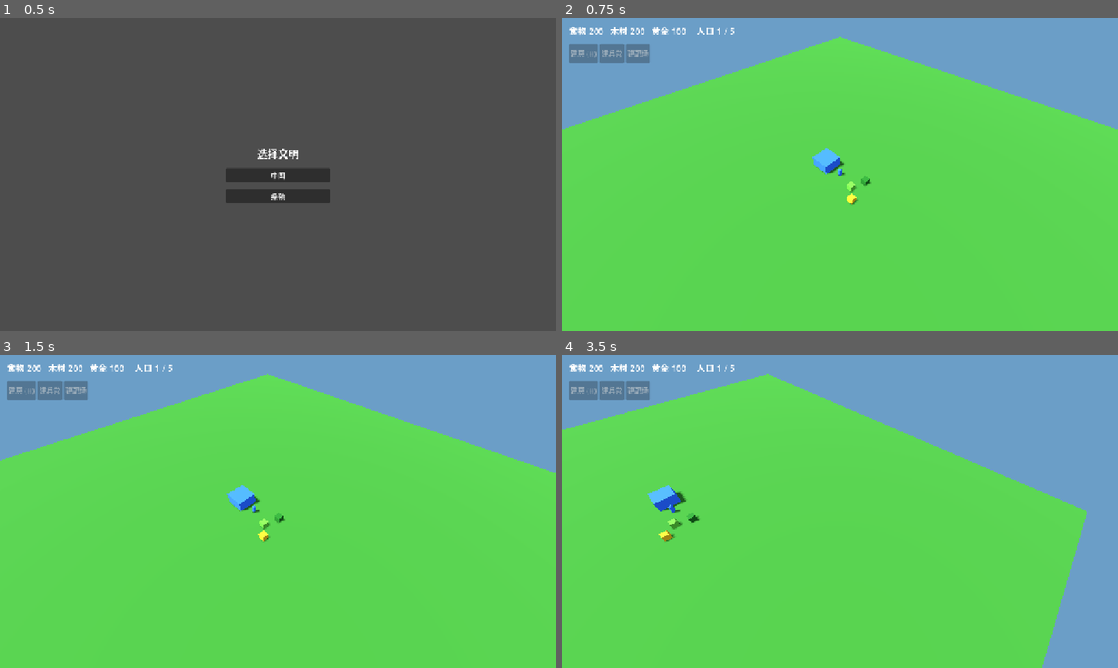
Above: before the commit, frames 1-4 (two rows, left to right).
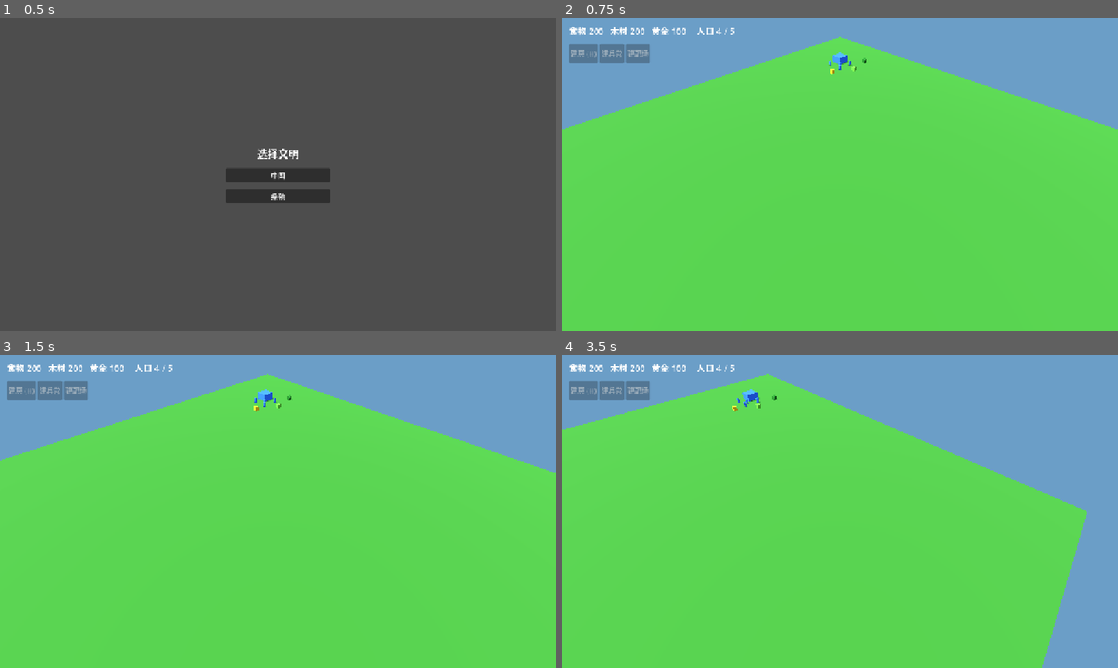
Above: after the commit, the same moments.

Repository: Zondabb/aoe2
Game: Godot game, scene res://scenes/civ_select.tscn
The game is run twice, just before and just after one commit, with the same random seed, the same clock (stepped at 60 frames per second) and the same inputs.
Inputs (mouse positions are in pixels of both pictures, inside the frame that each line leads up to):
- Up to frame 1 (0.5 s): no input
- Up to frame 2 (0.75 s): click "中国" at 0.5 s
- Up to frame 3 (1.5 s): tap Enter at 1.25 s; move the mouse to (400, 495) at 1.27 s; hold D from 1.28 s (still down); tap H at 1.35 s; click (400, 495) at 1.42 s
- Up to frame 4 (3.5 s): release D at 2 s; drag from (728, 527) to (812, 574) at 2.02 s; move the mouse to (895, 442) at 2.77 s; hold D from 2.78 s (still down); tap H at 2.85 s; click (895, 442) at 2.92 s

Frame 1 is identical in both runs. In frame 2, 0.6% of the frame differs, in the area x 27-56%, y 3-60%; in frame 3, 0.6%; in frame 4, 0.7%, in the area x 15-39%, y 3-60%.

Commit message:
feat(match): wire civ select, dual-base bootstrap, win UI
接入 GameSession 文明选择、对称双基地开局与胜负结算面板。

Co-authored-by: Cursor <cursoragent@cursor.com>

Diff:
--- a/project.godot
+++ b/project.godot
@@ -20,6 +20,10 @@
 config/features=PackedStringArray("4.7", "Forward Plus")
 config/icon="res://icon.svg"
 
+[autoload]
+
+GameSession="*res://scripts/core/game_session.gd"
+
 [display]
 
 window/size/viewport_width=1280
--- a/scenes/ui/hud.tscn
+++ b/scenes/ui/hud.tscn
@@ -63,3 +63,34 @@
 offset_right = 220.0
 offset_bottom = 300.0
 mouse_filter = 1
+
+[node name="ResultPanel" type="CenterContainer" parent="."]
+unique_name_in_owner = true
+visible = false
+layout_mode = 1
+anchors_preset = 15
+anchor_right = 1.0
+anchor_bottom = 1.0
+grow_horizontal = 2
+grow_vertical = 2
+mouse_filter = 0
+
+[node name="PanelContainer" type="PanelContainer" parent="ResultPanel"]
+custom_minimum_size = Vector2(320, 180)
+layout_mode = 2
+
+[node name="VBoxContainer" type="VBoxContainer" parent="ResultPanel/PanelContainer"]
+layout_mode = 2
+theme_override_constants/separation = 24
+alignment = 1
+
+[node name="ResultLabel" type="Label" parent="ResultPanel/PanelContainer/VBoxContainer"]
+unique_name_in_owner = true
+layout_mode = 2
+theme_override_font_sizes/font_size = 40
+horizontal_alignment = 1
+
+[node name="ReturnButton" type="Button" parent="ResultPanel/PanelContainer/VBoxContainer"]
+unique_name_in_owner = true
+layout_mode = 2
+text = "返回文明选择"
--- /dev/null
+++ b/scripts/core/game_session.gd
@@ -0,0 +1,4 @@
+extends Node
+
+var player_civ_id: StringName = &"chinese"
+var ai_civ_id: StringName = &"teutons"
--- a/scripts/match/match_bootstrap.gd
+++ b/scripts/match/match_bootstrap.gd
@@ -8,13 +8,19 @@
 const VILLAGER_DEF := preload("res://data/units/villager.tres")
 const TOWN_CENTER_DEF := preload("res://data/buildings/town_center.tres")
 const CHINESE_CIV := preload("res://data/civs/chinese.tres")
+const TEUTONS_CIV := preload("res://data/civs/teutons.tres")
 const ResourceNodeScript := preload("res://scripts/entities/resource_node.gd")
 
 var match_state := MatchState.new()
+var player_civ: CivDef
+var ai_civ: CivDef
 
 func _ready() -> void:
 	if match_state.resources.is_empty():
 		match_state.setup_defaults()
+	player_civ = _civ_for_id(GameSession.player_civ_id)
+	ai_civ = _opposite_civ(player_civ)
+	GameSession.ai_civ_id = ai_civ.id
 	_setup_ground()
 	_spawn_entities()
 	_setup_building_controls()
@@ -37,36 +43,71 @@
 	if entities == null or entities.get_child_count() > 0:
 		return
 
-	var villager := UNIT_VIEW.instantiate()
-	villager.name = "PlayerVillager"
-	villager.set("team", Enums.Team.PLAYER)
-	villager.set("def", VILLAGER_DEF)
-	villager.set("match_state", match_state)
-	villager.position = Vector3.ZERO
-	entities.add_child(villager)
+	_spawn_base(
+		entities, Enums.Team.PLAYER, player_civ,
+		Vector3(-40.0, 0.0, -40.0), "Player", 1.0
+	)
+	_spawn_base(
+		entities, Enums.Team.AI, ai_civ,
+		Vector3(40.0, 0.0, 40.0), "Ai", -1.0
+	)
 
+func _spawn_base(
+	entities: Node3D,
+	team: Enums.Team,
+	civ: CivDef,
+	origin: Vector3,
+	prefix: String,
+	direction: float
+) -> void:
 	var town_center := BUILDING_VIEW.instantiate() as Node3D
-	town_center.name = "TownCenter"
-	town_center.set("team", Enums.Team.PLAYER)
+	town_center.name = "%sTownCenter" % prefix
+	town_center.set("team", team)
 	town_center.set("def", TOWN_CENTER_DEF)
-	town_center.set("civ", CHINESE_CIV)
+	town_center.set("civ", civ)
 	town_center.set("match_state", match_state)
 	town_center.set("accepts_all_resources", true)
-	town_center.position = Vector3(-4.0, 0.0, 0.0)
+	town_center.position = origin
 	entities.add_child(town_center)
 
+	var villager_count := 3 + civ.extra_starting_villagers
+	var villager_offsets := [
+		Vector3(5.0, 0.0, 0.0),
+		Vector3(3.5, 0.0, 3.5),
+		Vector3(0.0, 0.0, 5.0),
+		Vector3(5.0, 0.0, 5.0),
+	]
+	for index in villager_count:
+		var villager := UNIT_VIEW.instantiate() as Node3D
+		villager.name = "%sVillager%d" % [prefix, index + 1]
+		villager.set("team", team)
+		villager.set("def", VILLAGER_DEF)
+		villager.set("civ", civ)
+		villager.set("match_state", match_state)
+		villager.position = origin + villager_offsets[index] * direction
+		entities.add_child(villager)
+
 	_spawn_resource(
-		entities, "FoodBush", Enums.ResourceType.FOOD,
-		Vector3(4.0, 0.0, 1.0), Color(0.35, 0.75, 0.20)
+		entities, "%sFoodBush" % prefix, Enums.ResourceType.FOOD,
+		origin + Vector3(9.0, 0.0, 2.0) * direction,
+		Color(0.35, 0.75, 0.20)
 	)
 	_spawn_resource(
-		entities, "Tree", Enums.ResourceType.WOOD,
-		Vector3(5.0, 0.0, -2.0), Color(0.12, 0.42, 0.12)
+		entities, "%sTree" % prefix, Enums.ResourceType.WOOD,
+		origin + Vector3(7.0, 0.0, -6.0) * direction,
+		Color(0.12, 0.42, 0.12)
 	)
 	_spawn_resource(
-		entities, "GoldMine", Enums.ResourceType.GOLD,
-		Vector3(6.0, 0.0, 3.0), Color(0.92, 0.72, 0.12)
+		entities, "%sGoldMine" % prefix, Enums.ResourceType.GOLD,
+		origin + Vector3(5.0, 0.0, 9.0) * direction,
+		Color(0.92, 0.72, 0.12)
 	)
+
+func _civ_for_id(civ_id: StringName) -> CivDef:
+	return TEUTONS_CIV if civ_id == &"teutons" else CHINESE_CIV
+
+func _opposite_civ(civ: CivDef) -> CivDef:
+	return CHINESE_CIV if civ.id == &"teutons" else TEUTONS_CIV
 
 func _spawn_resource(
 	parent: Node3D,
@@ -114,6 +155,6 @@
 	):
 		return
 	build_system.call(
-		"setup", camera, entities, selection, match_state, CHINESE_CIV
+		"setup", camera, entities, selection, match_state, player_civ
 	)
-	hud.call("setup", match_state, CHINESE_CIV, build_system, selection)
+	hud.call("setup", match_state, player_civ, build_system, selection)
--- a/scripts/ui/civ_select_controller.gd
+++ b/scripts/ui/civ_select_controller.gd
@@ -4,16 +4,13 @@
 signal civ_chosen(civ_id: StringName)
 
 func _on_chinese_pressed() -> void:
-	civ_chosen.emit(&"chinese")
+	_choose_civ(&"chinese")
 
 func _on_teutons_pressed() -> void:
-	civ_chosen.emit(&"teutons")
+	_choose_civ(&"teutons")
 
-func _ready() -> void:
-	# Temporary bridge until Task 10 wires the selected civilization into the match.
-	if not civ_chosen.is_connected(_temp_log):
-		civ_chosen.connect(_temp_log)
-
-func _temp_log(civ_id: StringName) -> void:
-	print("Selected civ: ", civ_id)
+func _choose_civ(civ_id: StringName) -> void:
+	GameSession.player_civ_id = civ_id
+	GameSession.ai_civ_id = &"teutons" if civ_id == &"chinese" else &"chinese"
+	civ_chosen.emit(civ_id)
 	get_tree().change_scene_to_file("res://scenes/match_3d.tscn")
--- a/scripts/ui/hud_controller.gd
+++ b/scripts/ui/hud_controller.gd
@@ -14,6 +14,9 @@
 @onready var _resources_label := %ResourcesLabel as Label
 @onready var _population_label := %PopulationLabel as Label
 @onready var _train_panel := %TrainPanel as VBoxContainer
+@onready var _result_panel := %ResultPanel as Control
+@onready var _result_label := %ResultLabel as Label
+@onready var _return_button := %ReturnButton as Button
 
 func setup(
 	state: MatchState,
@@ -28,13 +31,22 @@
 	_resources_label = get_node_or_null("TopBar/ResourcesLabel") as Label
 	_population_label = get_node_or_null("TopBar/PopulationLabel") as Label
 	_train_panel = get_node_or_null("TrainPanel") as VBoxContainer
+	_result_panel = get_node_or_null("ResultPanel") as Control
+	_result_label = find_child("ResultLabel", true, false) as Label
+	_return_button = find_child("ReturnButton", true, false) as Button
 	if not selection.is_connected("selection_changed", _on_selection_changed):
 		selection.connect("selection_changed", _on_selection_changed)
+	if not match_state.winner_decided.is_connected(_on_winner_decided):
+		match_state.winner_decided.connect(_on_winner_decided)
+	if _return_button != null and not _return_button.pressed.is_connected(_return_to_civ_select):
+		_return_button.pressed.connect(_return_to_civ_select)
 	_connect_build_button(%HouseButton, HOUSE)
 	_connect_build_button(%BarracksButton, BARRACKS)
 	_connect_build_button(%ArcheryButton, ARCHERY_RANGE)
 	_on_selection_changed([])
 	_refresh()
+	if match_state.winner != -1:
+		_on_winner_decided(match_state.winner)
 
 func _process(_delta: float) -> void:
 	_ensure_selected_building_valid()
@@ -99,6 +111,7 @@
 		and bool(_selected_building.get("is_complete"))
 		and (_selected_building.get("train_queue") as Array).is_empty()
 		and match_state != null
+		and match_state.winner == -1
 		and match_state.can_train(Enums.Team.PLAYER, unit_def)
 	)
 
@@ -127,7 +140,7 @@
 			button.disabled = not _can_enqueue(button.get_meta("unit_def") as UnitDef)
 
 func _can_build(building_def: BuildingDef) -> bool:
-	if selection == null or match_state == null:
+	if selection == null or match_state == null or match_state.winner != -1:
 		return false
 	for unit in selection.call("get_selected_units"):
 		var unit_def := unit.get("def") as UnitDef
@@ -139,3 +152,24 @@
 				building_def.cost_gold
 			)
 	return false
+
+func _on_winner_decided(winning_team: Enums.Team) -> void:
+	if _result_panel != null:
+		_result_panel.visible = true
+	if _result_label != null:
+		_result_label.text = "胜利" if winning_team == Enums.Team.PLAYER else "失败"
+	if selection != null:
+		selection.set_process_unhandled_input(false)
+	if build_system != null:
+		build_system.call("cancel_placement")
+		build_system.set_process(false)
+		build_system.set_process_unhandled_input(false)
+	var entities := get_parent().get_node_or_null("Entities") if get_parent() != null else null
+	if entities != null:
+		for entity in entities.get_children():
+			if entity.get("team") == Enums.Team.AI:
+				entity.set_physics_process(false)
+	_refresh()
+
+func _return_to_civ_select() -> void:
+	get_tree().change_scene_to_file("res://scenes/civ_select.tscn")
--- a/tests/test_match_3d.gd
+++ b/tests/test_match_3d.gd
@@ -3,13 +3,20 @@
 
 func run() -> Array[String]:
 	var failures: Array[String] = []
+	var tree := Engine.get_main_loop() as SceneTree
+	var game_session := tree.root.get_node_or_null("GameSession")
+	if game_session == null:
+		failures.append("GameSession should be configured as an autoload")
+	else:
+		game_session.set("player_civ_id", &"chinese")
+		game_session.set("ai_civ_id", &"teutons")
 	var packed := load("res://scenes/match_3d.tscn") as PackedScene
 	if packed == null:
 		failures.append("match scene should load")
 		return failures
 
 	var scene_root := packed.instantiate()
-	(Engine.get_main_loop() as SceneTree).root.add_child(scene_root)
+	tree.root.add_child(scene_root)
 	scene_root.get_node("Bootstrap").call("_ready")
 	if not scene_root.get_node_or_null("Map/Ground") is MeshInstance3D:
 		failures.append("match scene should contain ground mesh")
@@ -55,10 +62,10 @@
 		failures.append("bootstrap should connect HUD building controls")
 
 	var entities := scene_root.get_node("Entities")
-	if entities.get_child_count() != 5:
-		failures.append("bootstrap should spawn a villager, TC, and three resources")
-	else:
-		var unit := entities.get_node("PlayerVillager")
+	if entities.get_child_count() != 15:
+		failures.append("bootstrap should spawn both bases with Chinese extra villager")
+	else:
+		var unit := entities.get_node("PlayerVillager1")
 		unit.call("_ready")
 		if unit.get("team") != Enums.Team.PLAYER:
 			failures.append("spawned villager should belong to player")
@@ -82,12 +89,23 @@
 		if unit.position.y != 0.0 or unit.get("sim_pos").y != 0.0:
 			failures.append("moving unit should remain on y=0")
 
-		var food_bush := entities.get_node_or_null("FoodBush")
-		var town_center := entities.get_node_or_null("TownCenter")
+		var food_bush := entities.get_node_or_null("PlayerFoodBush")
+		var town_center := entities.get_node_or_null("PlayerTownCenter")
+		var ai_town_center := entities.get_node_or_null("AiTownCenter")
 		if food_bush == null or not food_bush.has_method("extract"):
 			failures.append("bootstrap should spawn gatherable food")
 		elif town_center == null or not town_center.has_method("accepts_resource"):
 			failures.append("bootstrap should spawn a resource drop-off TC")
+		elif town_center.position != Vector3(-40.0, 0.0, -40.0):
+			failures.append("player TC should spawn at the player base origin")
+		elif ai_town_center == null or ai_town_center.position != Vector3(40.0, 0.0, 40.0):
+			failures.append("AI TC should spawn at the opposite base origin")
+		elif entities.get_node_or_null("PlayerVillager4") == null:
+			failures.append("Chinese should start with four villagers")
+		elif entities.get_node_or_null("AiVillager4") != null:
+			failures.append("Teutons should start with three villagers")
+		elif ai_town_center.get("civ").id != &"teutons":
+			failures.append("AI should use the civilization opposite the player")
 		elif town_center.get("def") == null or town_center.get("match_state") != scene_root.get_node("Bootstrap").get("match_state"):
 			failures.append("bootstrap should configure the town center for training")
 		else:
@@ -136,8 +154,41 @@
 					failures.append("right-clicking a foundation should resume construction")
 	if hud != null and hud.get_node_or_null("TopBar/ResourcesLabel") == null:
 		failures.append("HUD should display resource counters")
-
-	scene_root.queue_free()
+	if hud != null:
+		var state := scene_root.get_node("Bootstrap").get("match_state") as MatchState
+		state.set_winner(Enums.Team.PLAYER)
+		var result_panel := hud.get_node_or_null("ResultPanel") as Control
+		var result_label := hud.find_child("ResultLabel", true, false) as Label
+		if result_panel == null or not result_panel.visible:
+			failures.append("winner should show the result panel")
+		elif result_label == null or result_label.text != "胜利":
+			failures.append("player win should display victory text")
+		if selection.is_processing_unhandled_input():
+			failures.append("winner should stop player input orders")
+		if build_system.is_processing_unhandled_input():
+			failures.append("winner should stop building input")
+
+	tree.root.remove_child(scene_root)
+	scene_root.free()
+
+	if game_session != null:
+		game_session.set("player_civ_id", &"teutons")
+		var teutons_match := packed.instantiate()
+		tree.root.add_child(teutons_match)
+		teutons_match.get_node("Bootstrap").call("_ready")
+		var teutons_entities := teutons_match.get_node("Entities")
+		if teutons_entities.get_node_or_null("PlayerVillager4") != null:
+			failures.append("Teutons should start with three villagers")
+		if teutons_entities.get_node_or_null("AiVillager4") == null:
+			failures.append("Chinese AI should start with four villagers")
+		var teutons_player_tc := teutons_entities.get_node_or_null("PlayerTownCenter")
+		var chinese_ai_tc := teutons_entities.get_node_or_null("AiTownCenter")
+		if teutons_player_tc == null or teutons_player_tc.get("civ").id != &"teutons":
+			failures.append("player base should use the selected Teutons civilization")
+		if chinese_ai_tc == null or chinese_ai_tc.get("civ").id != &"chinese":
+			failures.append("AI should switch to Chinese when player selects Teutons")
+		tree.root.remove_child(teutons_match)
+		teutons_match.free()
 
 	var picker_script := load("res://scripts/input/ground_picker.gd")
 	if picker_script == null:
